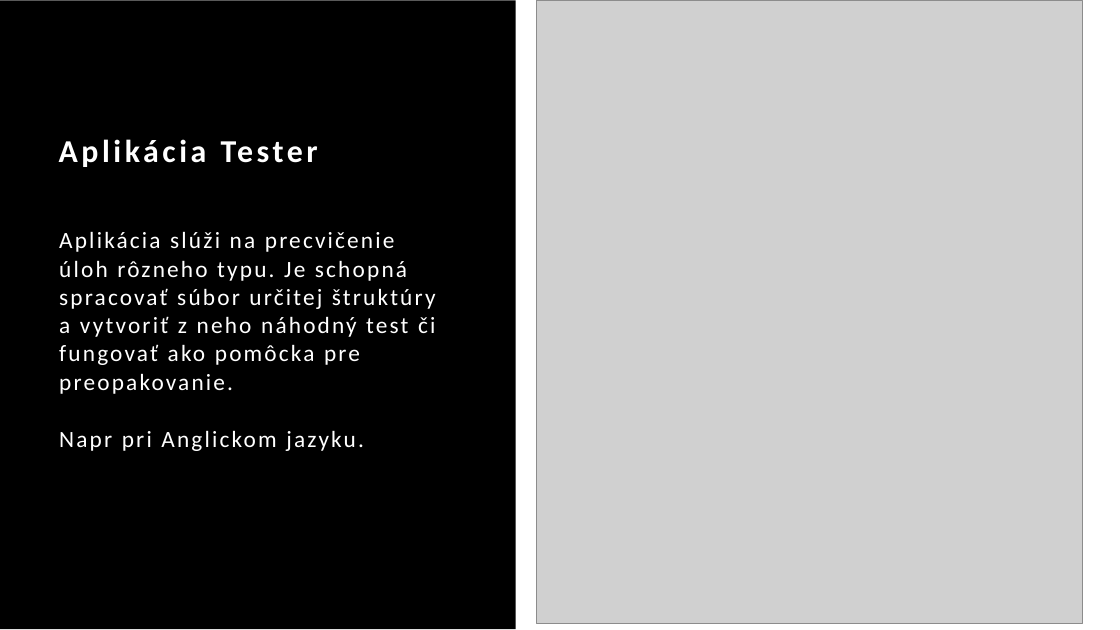
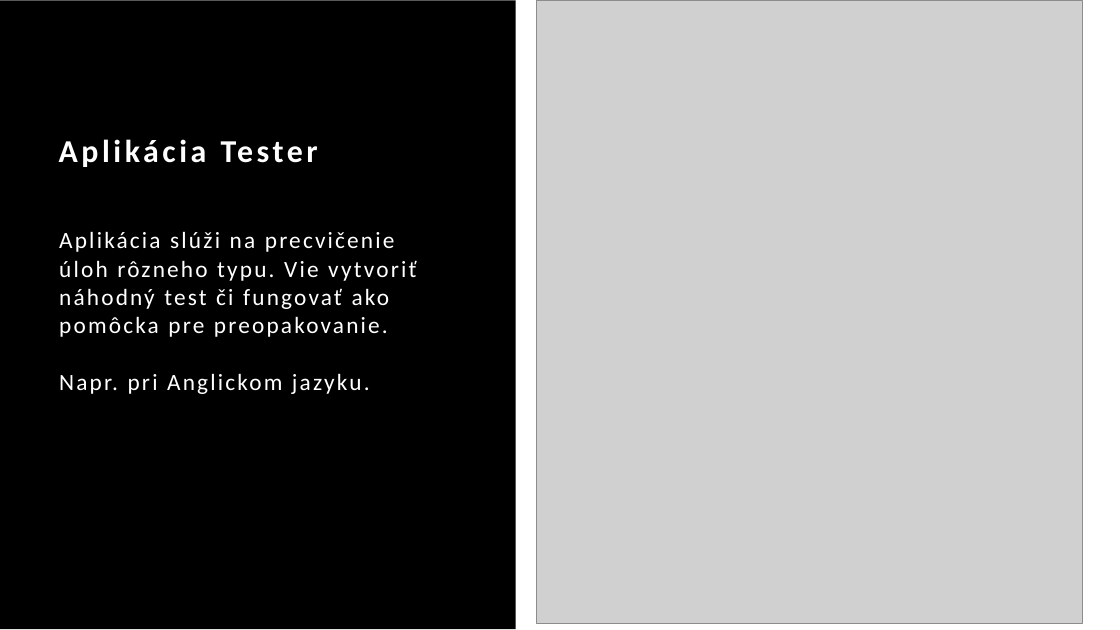
Before and after one commit to NotWizz/Tester, a slide deck: slide 3 of Tester.pptx. Drawn at 1120x630 pixels with LibreOffice and Linux fonts; fonts in the diff are those of the drawing; grey boxes stand for pictures. Boxes give left, top, right and bottom in pixels: in the first picture for what was removed or moved away, otherwise in the second. Text is boxed around its words. In the diff, an @@ line names an element or a change of style, - is before the commit and + after.

```diff
--- a/Tester.pptx
+++ b/Tester.pptx
@@ text at (x1=59, y1=231, x2=416, y2=394): text changed @@
-Aplikácia slúži na precvičenie úloh rôzneho typu. Je schopná spracovať súbor určitej štruktúry a vytvoriť z neho náhodný test či fungovať ako pomôcka pre preopakovanie.
-Napr pri Anglickom jazyku.
+Aplikácia slúži na precvičenie úloh rôzneho typu. Vie vytvoriť náhodný test či fungovať ako pomôcka pre preopakovanie.
+Napr. pri Anglickom jazyku.
```
Also in this commit, not shown: 5 slides added.
